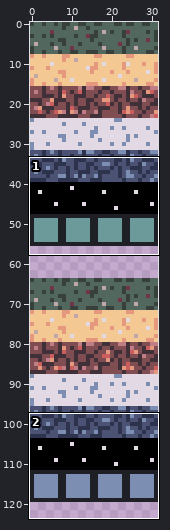
File history of a sprite sheet, public/world-sprite.png. The first picture is a wide view before the edit; the outline marks the close-up.
Close-up. Before the edit:
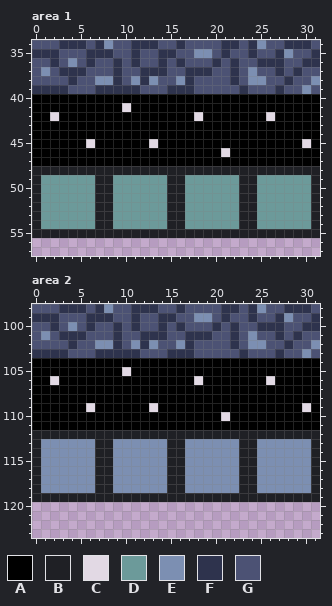
The file is 32x128 pixels. Shown: area 1: x 0..31, y 34..57; area 2: x 0..31, y 98..123. The wide view leaves out empty margins.
Palette (. is transparent): A #000000  B #1f2025  C #e2d9e4  D #6c9a9a  E #7c8fb2  F #2e334d  G #4c5274
Pixels before, area 1, first column x 0:
34 GGGFFFGFEGGFFFGGFGGGGFFGFEGGFFFG
35 FFFGGGFFFGGFGGFFGGEEGFGGFGGFEGGF
36 GGFGEGFGGFGFGGFGFGGGFGFGGFFFGGFF
37 GEGFFFGGGFGGFFFGGFFFGGFGEGGFGFGG
38 GGGGFGGEEFGEFEGGEFGGGGFGEEGGFGGE
39 FFFFGGGFFFFFGGGFFFGGGGGFGGGFGGEG
40 AAAAAAAAAAAAAAAAAAAAAAAAAAAAAAAA
41 AAAAAAAAAACAAAAAAAAAAAAAAAAAAAAA
42 AACAAAAAAAAAAAAAAACAAAAAAACAAAAA
43 AAAAAAAAAAAAAAAAAAAAAAAAAAAAAAAA
44 AAAAAAAAAAAAAAAAAAAAAAAAAAAAAAAA
45 AAAAAACAAAAAACAAAAAAAAAAAAAAAACA
46 AAAAAAAAAAAAAAAAAAAAACAAAAAAAAAA
47 AAAAAAAAAAAAAAAAAAAAAAAAAAAAAAAA
48 BBBBBBBBBBBBBBBBBBBBBBBBBBBBBBBB
49 BDDDDDDBBDDDDDDBBDDDDDDBBDDDDDDB
50 BDDDDDDBBDDDDDDBBDDDDDDBBDDDDDDB
51 BDDDDDDBBDDDDDDBBDDDDDDBBDDDDDDB
52 BDDDDDDBBDDDDDDBBDDDDDDBBDDDDDDB
53 BDDDDDDBBDDDDDDBBDDDDDDBBDDDDDDB
54 BDDDDDDBBDDDDDDBBDDDDDDBBDDDDDDB
55 BBBBBBBBBBBBBBBBBBBBBBBBBBBBBBBB
Pixels before, area 2, first column x 0:
 98 GGGFFFGFEGGFFFGGFGGGGFFGFEGGFFFG
 99 FFFGGGFFFGGFGGFFGGEEGFGGFGGFEGGF
100 GGFGEGFGGFGFGGFGFGGGFGFGGFFFGGFF
101 GEGFFFGGGFGGFFFGGFFFGGFGEGGFGFGG
102 GGGGFGGEEFGEFEGGEFGGGGFGEEGGFGGE
103 FFFFGGGFFFFFGGGFFFGGGGGFGGGFGGEG
104 AAAAAAAAAAAAAAAAAAAAAAAAAAAAAAAA
105 AAAAAAAAAACAAAAAAAAAAAAAAAAAAAAA
106 AACAAAAAAAAAAAAAAACAAAAAAACAAAAA
107 AAAAAAAAAAAAAAAAAAAAAAAAAAAAAAAA
108 AAAAAAAAAAAAAAAAAAAAAAAAAAAAAAAA
109 AAAAAACAAAAAACAAAAAAAAAAAAAAAACA
110 AAAAAAAAAAAAAAAAAAAAACAAAAAAAAAA
111 AAAAAAAAAAAAAAAAAAAAAAAAAAAAAAAA
112 BBBBBBBBBBBBBBBBBBBBBBBBBBBBBBBB
113 BEEEEEEBBEEEEEEBBEEEEEEBBEEEEEEB
114 BEEEEEEBBEEEEEEBBEEEEEEBBEEEEEEB
115 BEEEEEEBBEEEEEEBBEEEEEEBBEEEEEEB
116 BEEEEEEBBEEEEEEBBEEEEEEBBEEEEEEB
117 BEEEEEEBBEEEEEEBBEEEEEEBBEEEEEEB
118 BEEEEEEBBEEEEEEBBEEEEEEBBEEEEEEB
119 BBBBBBBBBBBBBBBBBBBBBBBBBBBBBBBB
After:
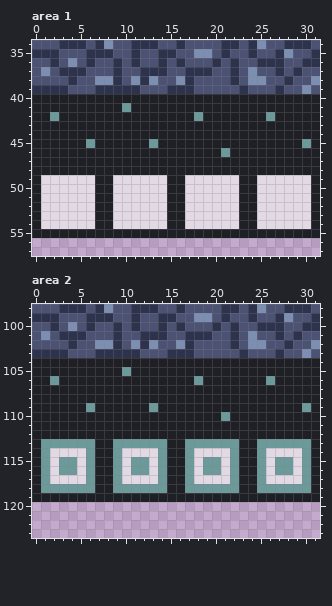
Message: feat: animation on portal collision
Changes in this commit:
Area 1:
Colour A gives way to colour B in row 40 at x 0 to 31; in row 41 at x 0 to 9 and 11 to 31; in row 42 at x 0 to 1, 3 to 17, 19 to 25 and 27 to 31; in rows 43 to 44 at x 0 to 31; in row 45 at x 0 to 5, 7 to 12, 14 to 29 and 31; in row 46 at x 0 to 20 and 22 to 31.
Colour A gives way to colour B in row 47 at x 0 to 31.
Colour D gives way to colour C in rows 49 to 54 at x 1 to 6, 9 to 14, 17 to 22 and 25 to 30.
Colour C gives way to colour D in row 41 at x 10; in row 42 at x 2, 18 and 26; in row 45 at x 6, 13 and 30; in row 46 at x 21.
Area 2:
Colour A gives way to colour B in row 104 at x 0 to 31; in row 105 at x 0 to 9 and 11 to 31; in row 106 at x 0 to 1, 3 to 17, 19 to 25 and 27 to 31; in rows 107 to 108 at x 0 to 31; in row 109 at x 0 to 5, 7 to 12, 14 to 29 and 31; in row 110 at x 0 to 20 and 22 to 31.
Colour A gives way to colour B in row 111 at x 0 to 31.
Colour E gives way to colour C in row 114 at x 2 to 5, 10 to 13, 18 to 21 and 26 to 29; in rows 115 to 116 at x 2, 5, 10, 13, 18, 21, 26 and 29; in row 117 at x 2 to 5, 10 to 13, 18 to 21 and 26 to 29.
Colour C gives way to colour D in row 105 at x 10; in row 106 at x 2, 18 and 26; in row 109 at x 6, 13 and 30; in row 110 at x 21.
Colour E gives way to colour D in row 113 at x 1 to 6, 9 to 14, 17 to 22 and 25 to 30; in row 114 at x 1, 6, 9, 14, 17, 22, 25 and 30; in rows 115 to 116 at x 1, 3 to 4, 6, 9, 11 to 12, 14, 17, 19 to 20, 22, 25, 27 to 28 and 30; in row 117 at x 1, 6, 9, 14, 17, 22, 25 and 30; in row 118 at x 1 to 6, 9 to 14, 17 to 22 and 25 to 30.
Changed places in both close-ups, as pixel boxes (x1, y1, x2, y2):
changed: (32, 94, 320, 229)
changed: (32, 358, 320, 493)
